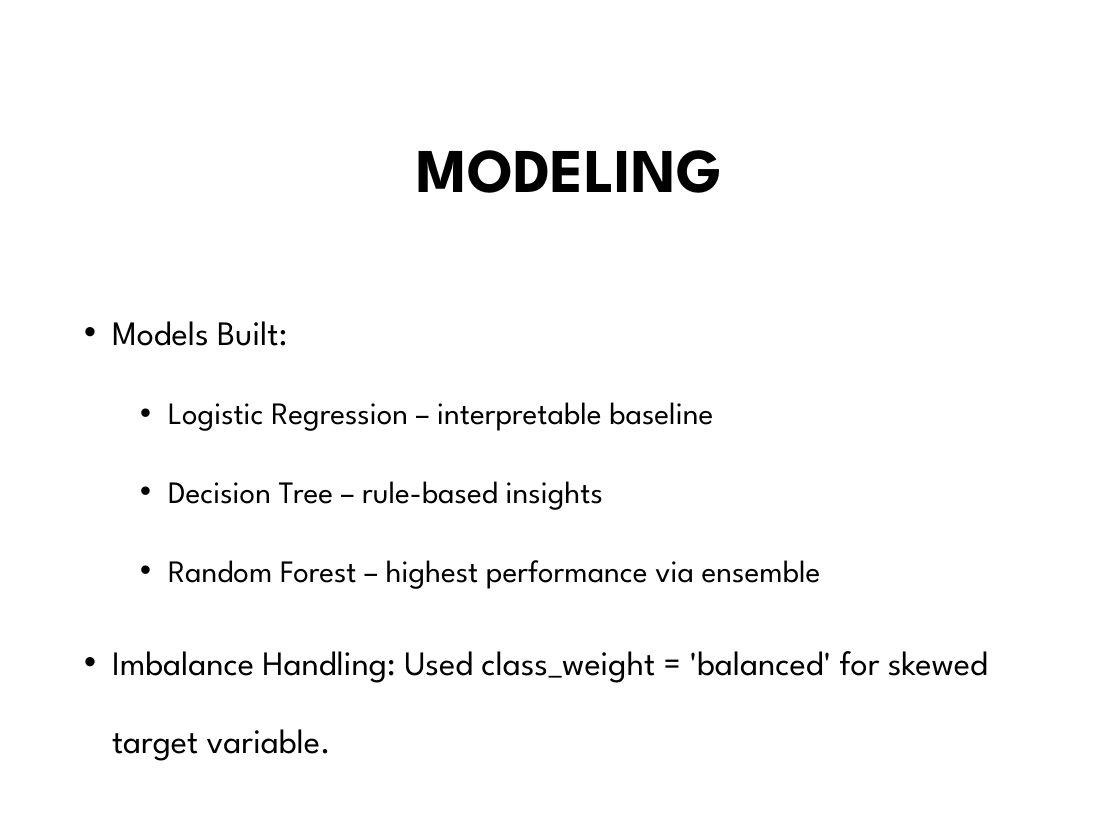
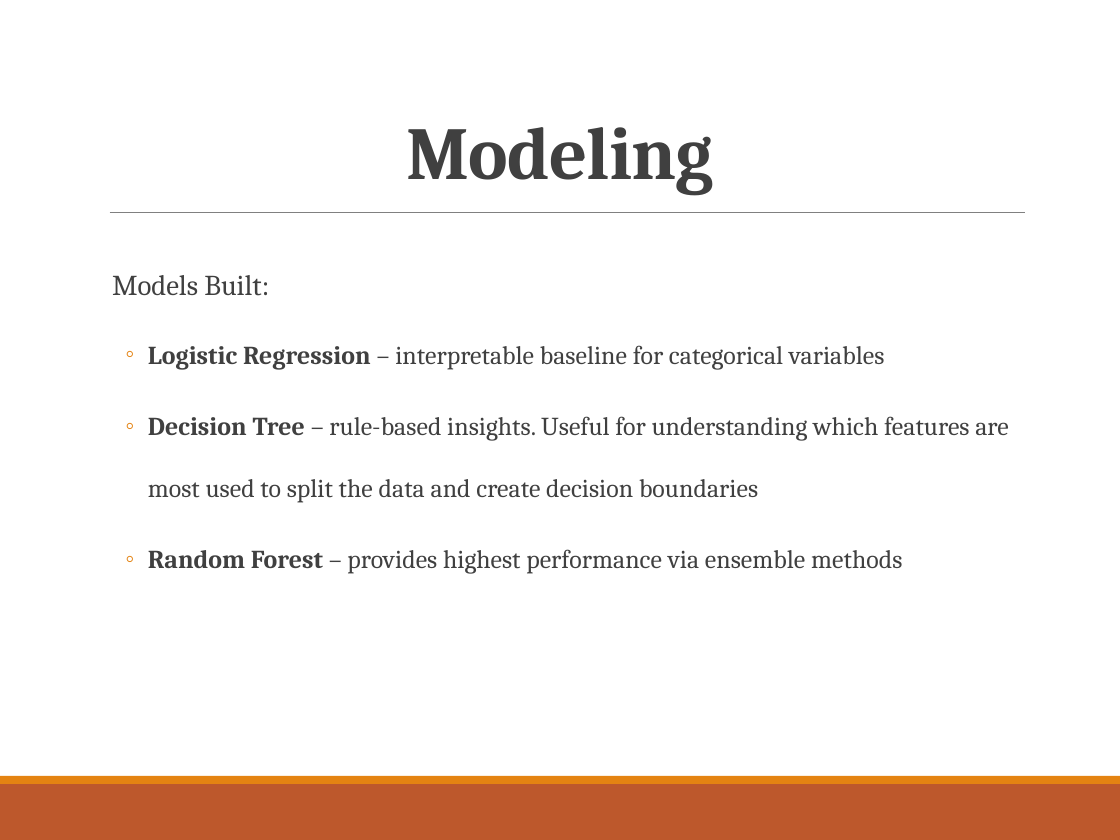
Before and after one commit to tingly-amua/Terry-Stops-Classifier, a slide deck: slide 6 of presentation.pptx (slide 4 before the commit). Drawn at 1120x840 pixels with LibreOffice and Linux fonts; fonts in the diff are those of the drawing; background and template pictures are left out. Boxes give left, top, right and bottom in pixels: in the first picture for what was removed or moved away, otherwise in the second. Text is boxed around its words. In the diff, an @@ line names an element or a change of style, - is before the commit and + after.

```diff
--- a/presentation.pptx
+++ b/presentation.pptx
@@ title "Modeling" at [406,127,713,195]: vertical alignment middle to bottom @@
@@ title at [406,127,713,195]: text changed; size 40 to 48 pt; font League Spartan to Cambria; text colour #000000 to #404040 @@
-MODELING
+Modeling
@@ text "Models Built:": place and size @@
-text "Models Built:" at [112,321,988,761]
+text "Models Built:" at [112,275,1008,574]
@@ line added from (110, 213) to (1025, 213), #808080 0.5 pt @@
@@ text at [112,275,269,296]: size 22 to 18.5 pt, font League Spartan to Cambria, text colour #000000 to #404040 in "Models Built:"; bullet • to  ; line spacing 1.9 to 2; more space between paragraphs @@
@@ text at [148,345,1008,574]: text changed; size 20 to 16.6 pt; font League Spartan to Cambria; text colour #000000 to #404040 @@
-  • Logistic Regression – interpretable baseline
-  • Decision Tree – rule-based insights
-  • Random Forest – highest performance via ensemble
-• Imbalance Handling: Used class_weight = 'balanced' for skewed target variable.
+  ◦ Logistic Regression – interpretable baseline for categorical variables
+  ◦ Decision Tree – rule-based insights. Useful for understanding which features are most used to split the data and create decision boundaries
+  ◦ Random Forest – provides highest performance via ensemble methods
@@ rectangle added at [0,776,1120,784], fill #E48312 @@
@@ rectangle added at [0,784,1120,840], fill #BD582C @@
```
Also in this commit, not shown: 6 other slides changed, 9 slides added, 1 slide removed, 5 other files.
